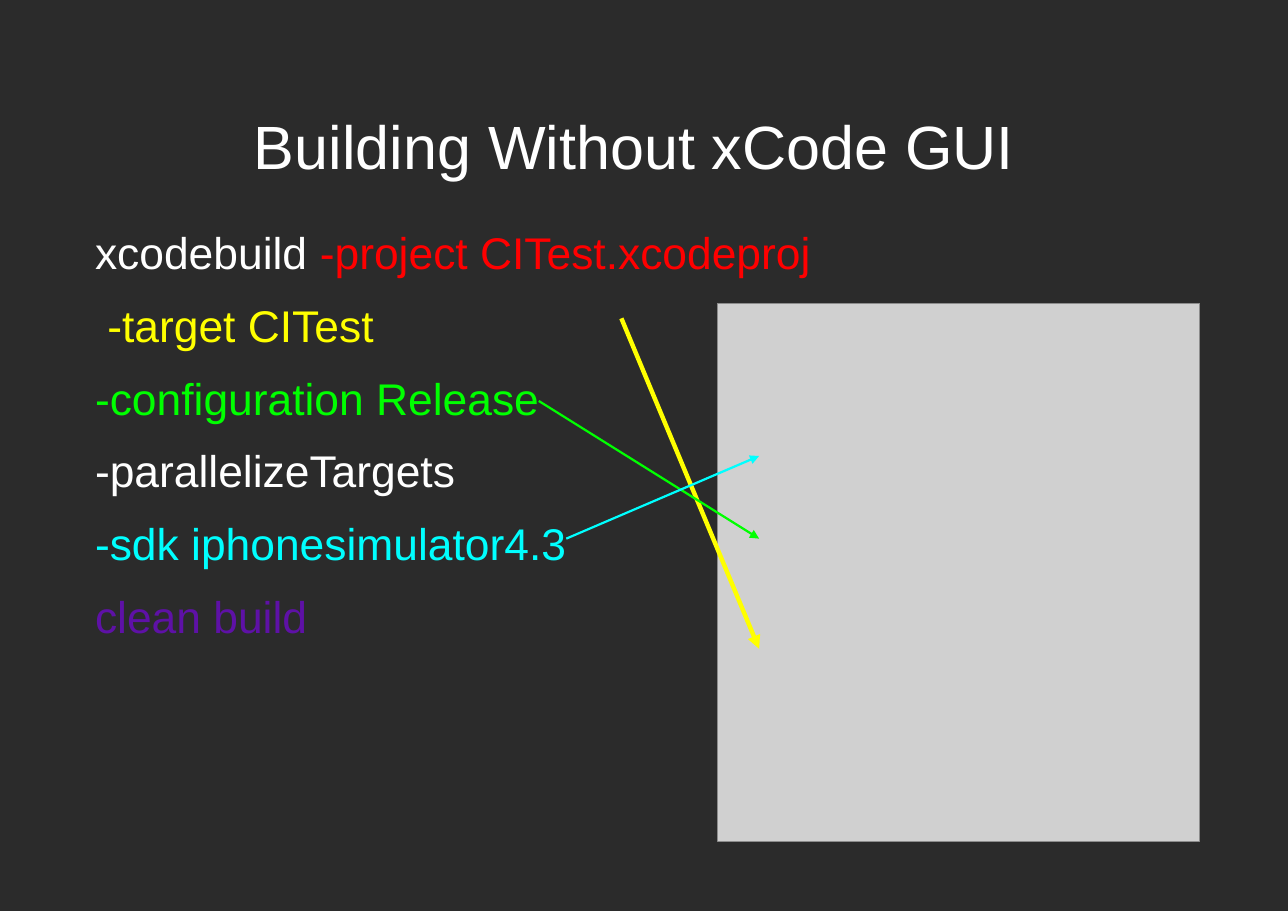
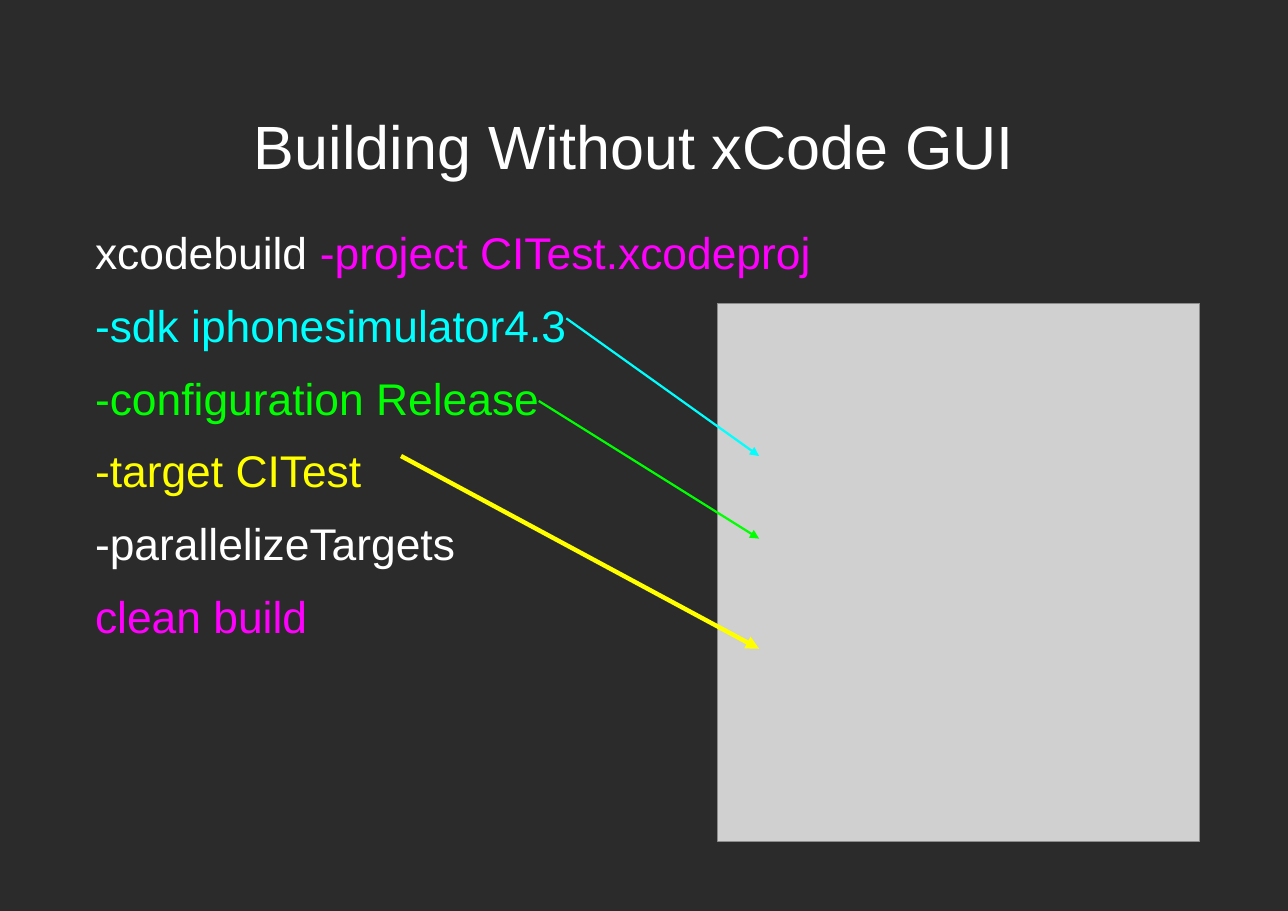
Before and after one commit to dodikk/iOS-articles, a slide deck: slide 15 of 3-iContiniousIntegration/ciPresentation.odp. Drawn at 1288x911 pixels with LibreOffice and Linux fonts; fonts in the diff are those of the drawing; grey boxes stand for pictures; background and template pictures are left out; a plain dark background stands for a picture behind light text. Boxes give left, top, right and bottom in pixels: in the first picture for what was removed or moved away, otherwise in the second. Text is boxed around its words. In the diff, an @@ line names an element or a change of style, - is before the commit and + after.

```diff
--- a/3-iContiniousIntegration/ciPresentation.odp
+++ b/3-iContiniousIntegration/ciPresentation.odp
@@ text at bbox=[95, 237, 810, 634]: text colour #FF0000 to #FF00FF in "-project CITest.xcodeproj"; text colour #5E11A6 to #FF00FF in "clean build" @@
@@ text at bbox=[95, 310, 566, 424]: paragraphs added @@
+-sdk iphonesimulator4.3
+-configuration Release
@@ arrow moved from (566, 539) - (759, 456) to (566, 318) - (759, 456) @@
@@ arrow moved from (621, 318) - (759, 649) to (401, 456) - (759, 649) @@
@@ text at bbox=[95, 528, 566, 570]: paragraph removed @@
--sdk iphonesimulator4.3
```
Also in this commit, not shown: 9 other slides changed, 25 other files.
